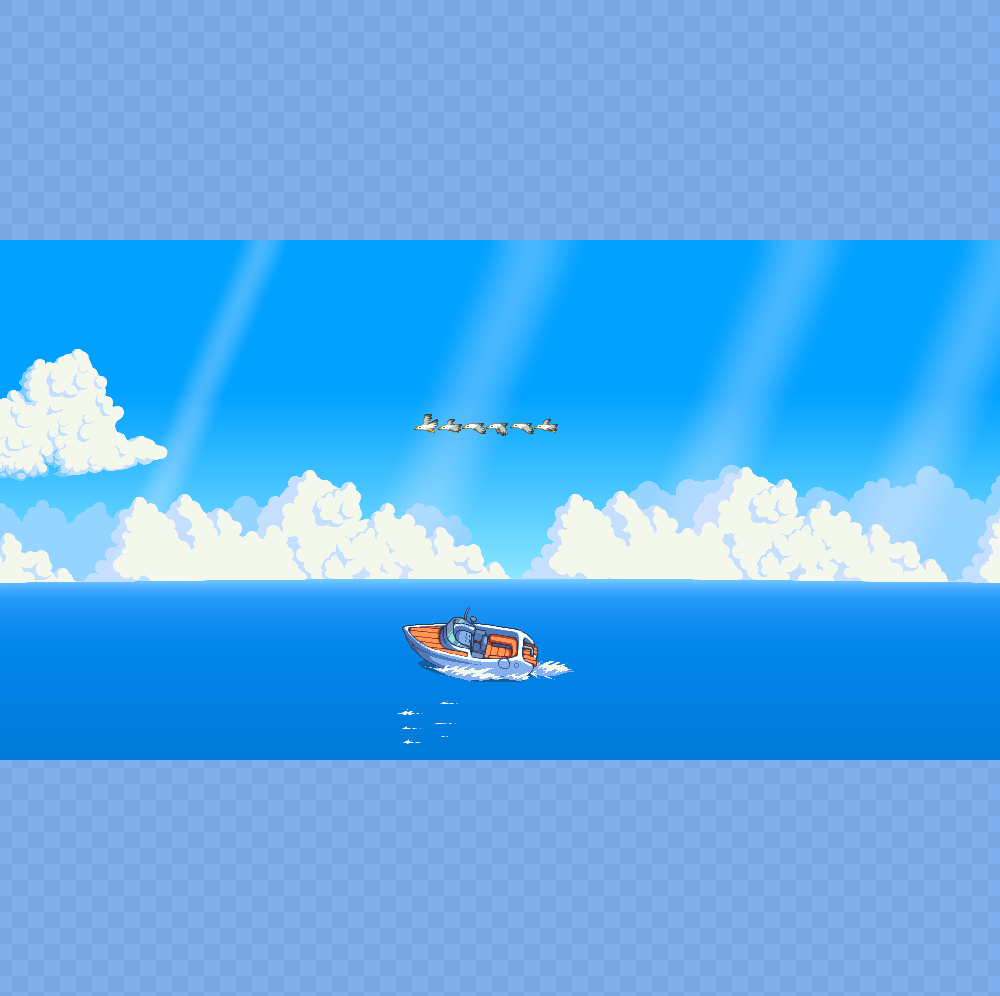
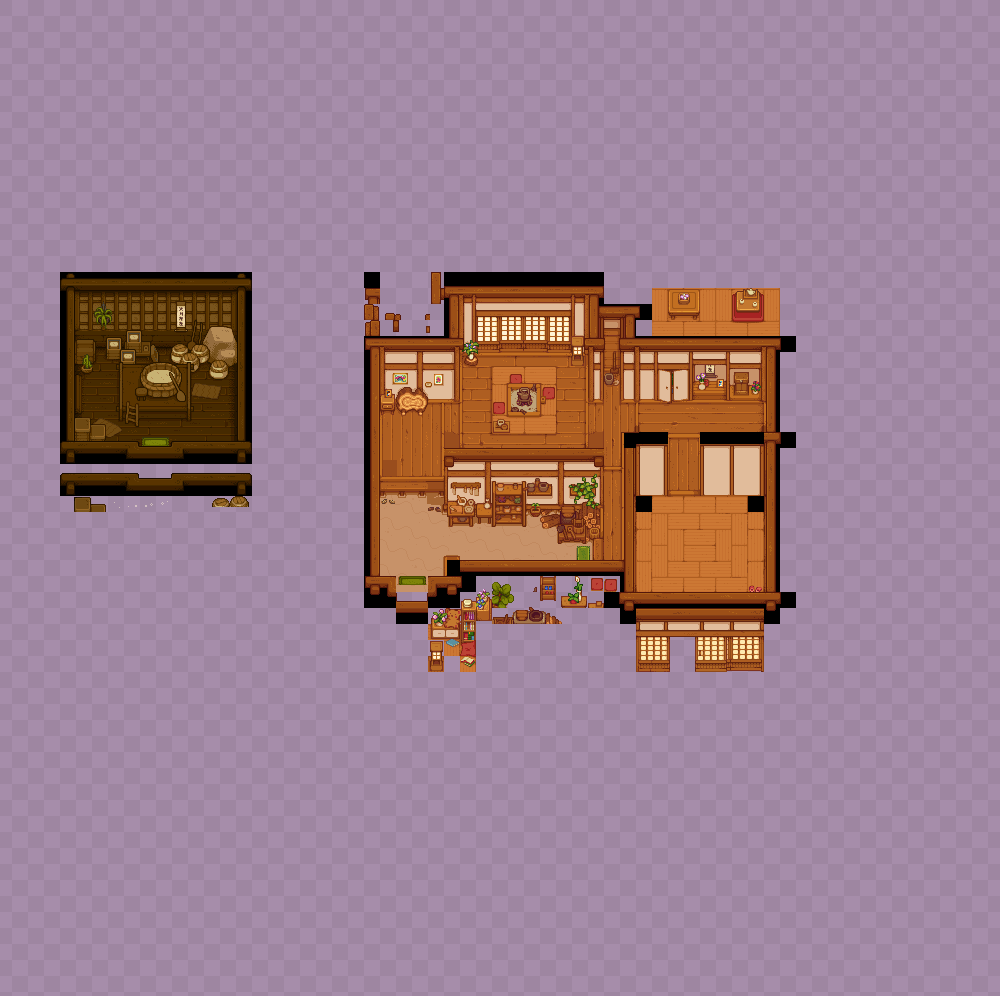
Layers edited between the first and the second (1000, 996) image:
hid group "overseas" (25 layers) over [0, 240, 1000, 760]
showed group "home" (122 layers) over [364, 272, 796, 672]
showed group "brewery" (43 layers) over [60, 272, 252, 512]
showed "Color Fill 1 copy 6" over [0, 0, 1000, 996]
showed "Color Fill 1 copy 2" over [0, 0, 1000, 996]
